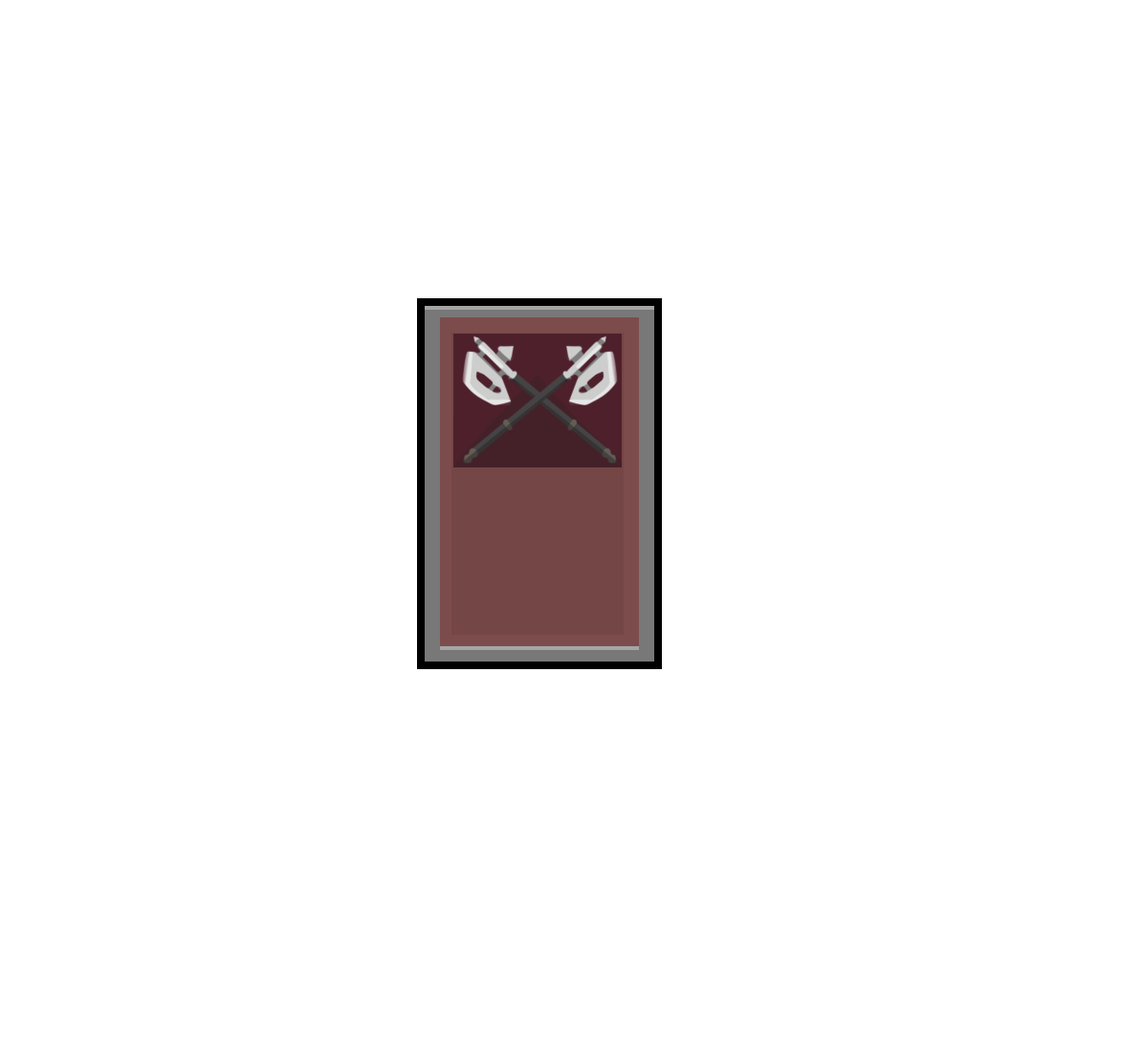
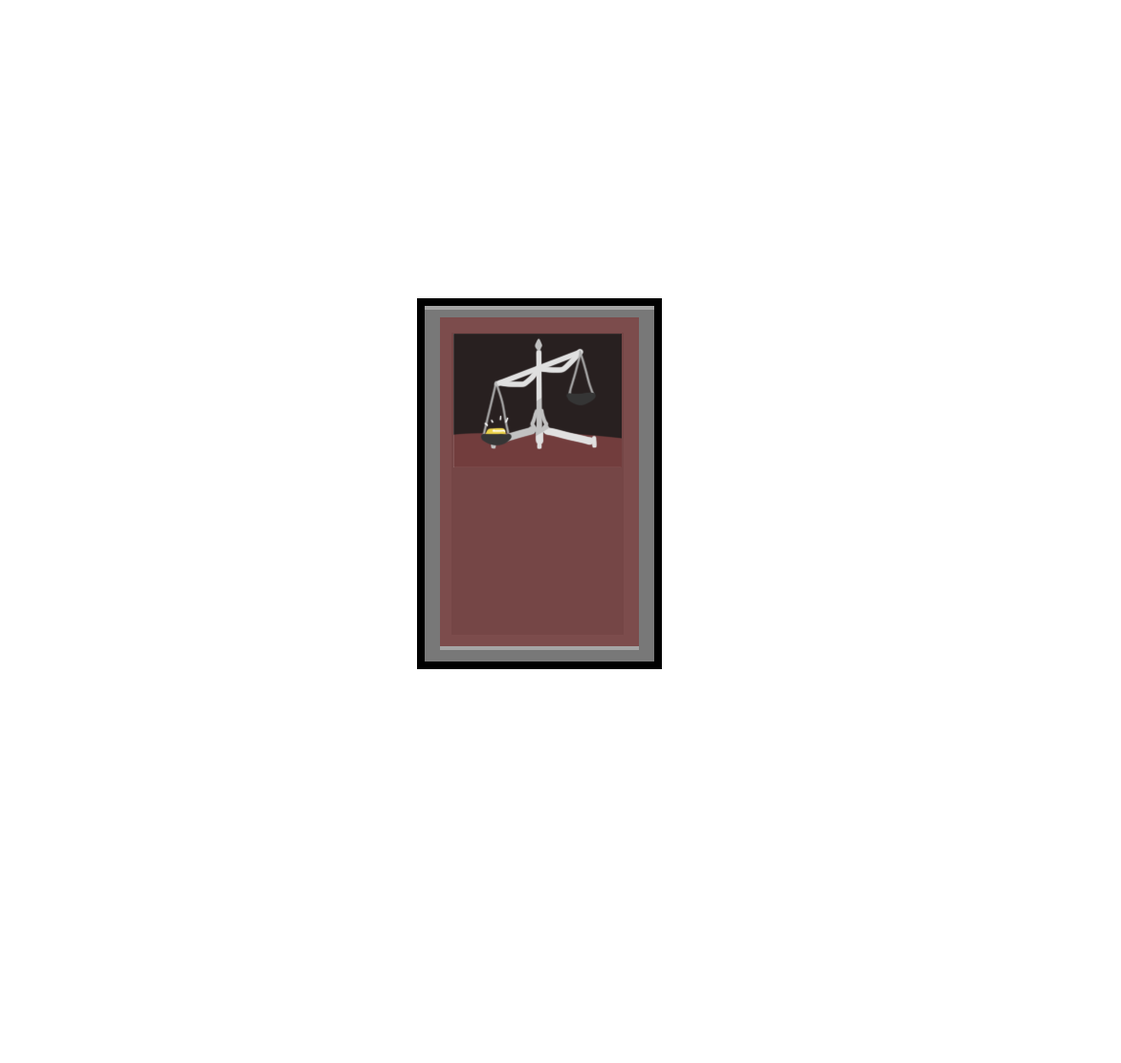
Comparing the layer stacks of the two 1121 × 1063 images. Changes:
added layer "성급한 판단" (1st of 2) above "갈라치기" over 453, 333, 622, 468
